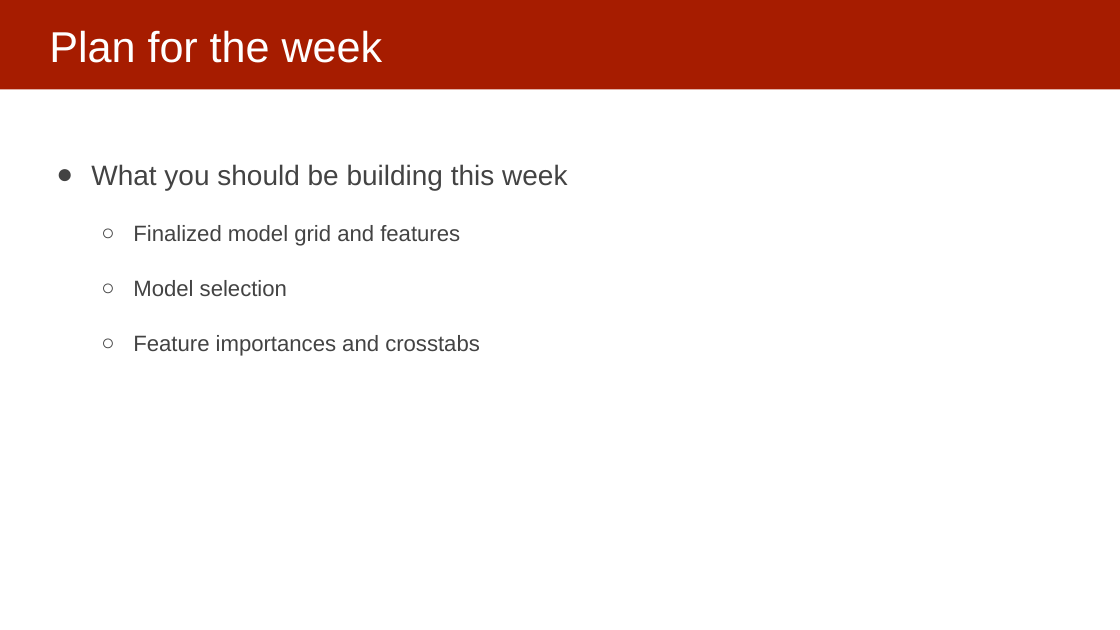
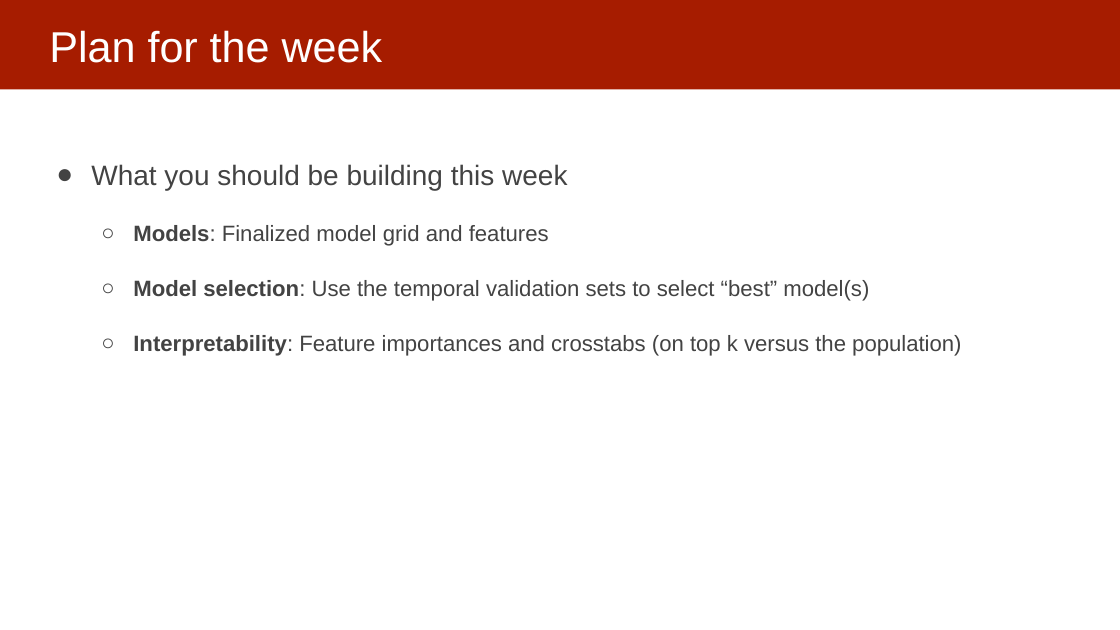
Before and after one commit to dssg/mlforpublicpolicylab, a slide deck: slide 4 of 11 - Model Interpretability Pt 2/Interpretability part 2.pptx. Drawn at 1120x630 pixels with LibreOffice and Linux fonts; fonts in the diff are those of the drawing. Boxes give left, top, right and bottom in pixels: in the first picture for what was removed or moved away, otherwise in the second. Text is boxed around its words. In the diff, an @@ line names an element or a change of style, - is before the commit and + after.

Commit message:
updated

```diff
--- a/11 - Model Interpretability Pt 2/Interpretability part 2.pptx
+++ b/11 - Model Interpretability Pt 2/Interpretability part 2.pptx
@@ text at box(133, 225, 961, 356): text changed @@
-  ○ Finalized model grid and features
-  ○ Model selection
-  ○ Feature importances and crosstabs
+  ○ Models: Finalized model grid and features
+  ○ Model selection: Use the temporal validation sets to select “best” model(s)
+  ○ Interpretability: Feature importances and crosstabs (on top k versus the population)
```
Also in this commit, not shown: 1 other slide changed, 1 slide added.
